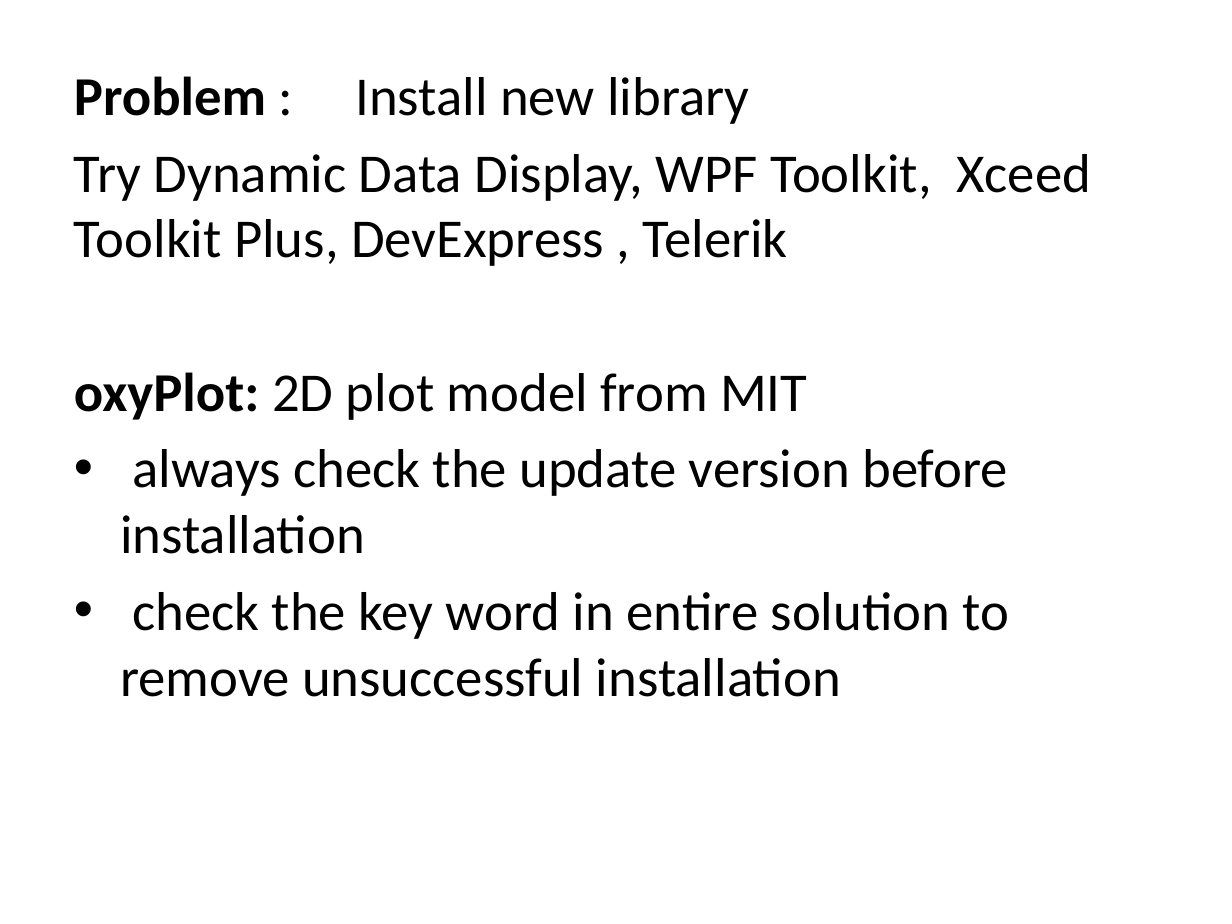
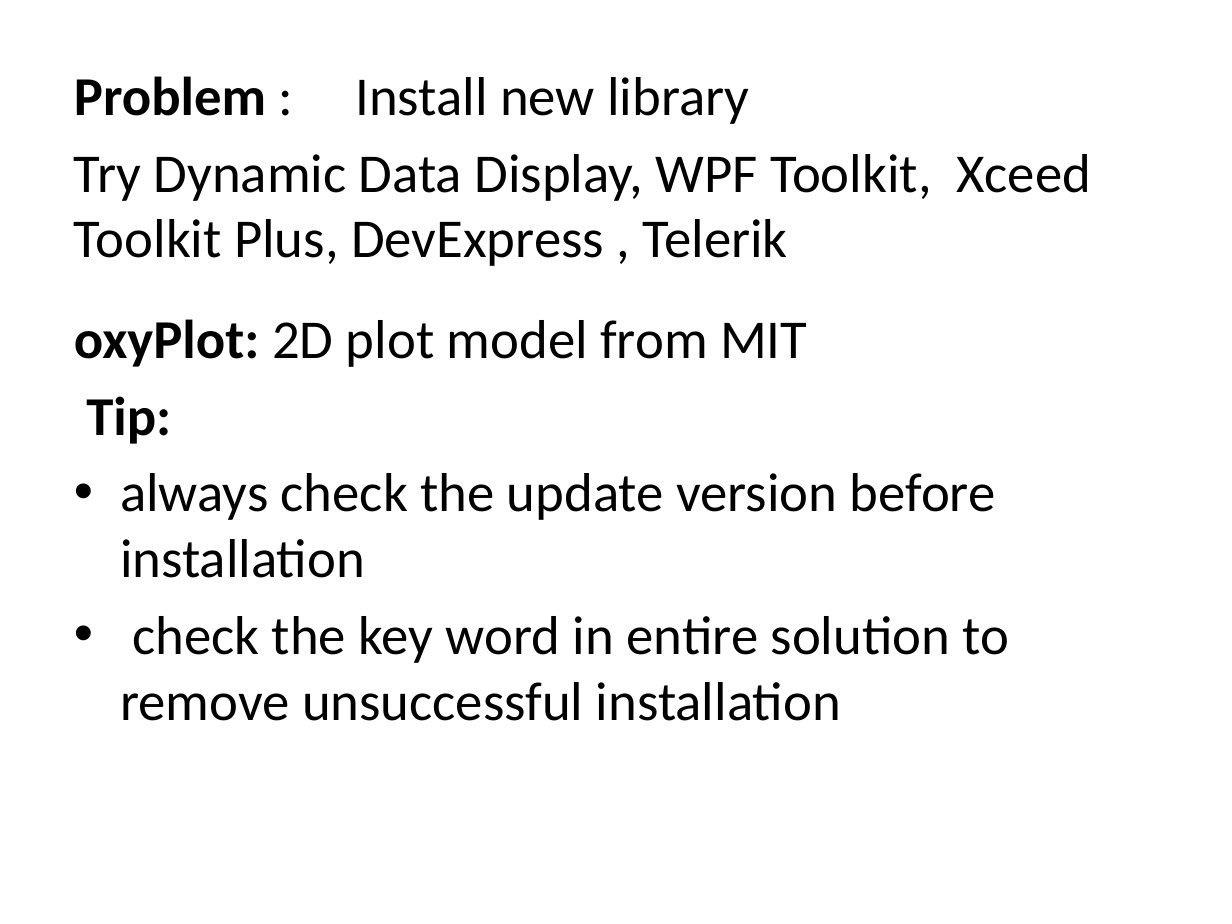
Before and after one commit to IPD8-guofeng/dotnet-group-project, a slide deck: slide 5 of Stock trade and analyst system.pptx. Drawn at 1232x924 pixels with LibreOffice and Linux fonts; fonts in the diff are those of the drawing. Boxes give left, top, right and bottom in pixels: in the first picture for what was removed or moved away, otherwise in the second. Text is boxed around its words. In the diff, an @@ line names an element or a change of style, - is before the commit and + after.

```diff
--- a/Stock trade and analyst system.pptx
+++ b/Stock trade and analyst system.pptx
@@ text at <box>86,396,171,444</box>: paragraph added @@
+Tip:
```
Also in this commit, not shown: 4 other slides changed, 1 slide removed, 1 other file.
